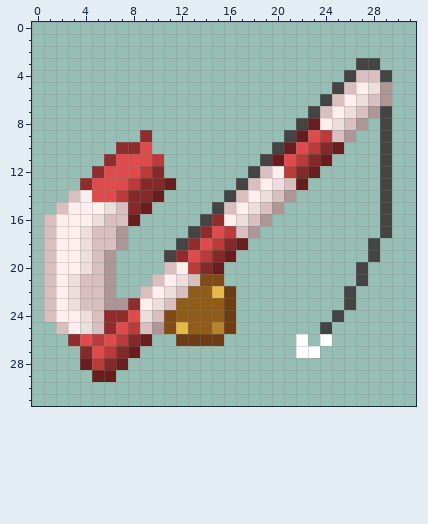
File history of a pixel-art sprite, assets/minecraft/mcpatcher/cit/item/tools/fishing_rods/winter_rod/winter_rod.png. The first picture shows the starting point.
The file is 32x32 pixels.
And afterwards:
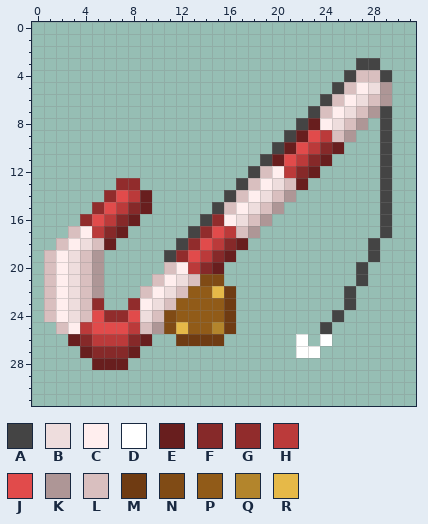
Palette (. is transparent): A #444444  B #eedddd  C #ffeeee  D #ffffff  E #681e1e  F #862929  G #912c2c  H #bb3a3a  J #e14b4b  K #ae9696  L #d9bfbf  M #6f3b12  N #804b15  P #915b18  Q #b3852c  R #e6b948
The edit:
@@ x 0..13 @@
  8 ..............
- 9 .........G....
-10 .......GGJ....
-11 ......GJJJH...
-12 .....GJJJHF...
-13 ....GJJJHFFE..
-14 ...LCJJHFFE...
-15 ..LCCCBLFE....
-16 .LCCCBLLE.....
-17 .LCCBLLK.....A
-18 .LCCBLLK....AG
-19 .LCCBLK....AGJ
-20 .LCCBLK....LCH
-21 .LCBLLK...LCBL
-22 .LCBLLK..LCBLP
-23 .LCBLLKKGCBLPP
-24 .LCCBLGGJBLNPP
-25 ..LCBLGJHLKNRP
-26 ...GJHJHFE..MM
-27 ....FJHFE.....
-28 ....EHFE......
-29 .....EE.......
+ 9 ..............
+10 ..............
+11 ..............
+12 ..............
+13 .......GG.....
+14 ......GJHE....
+15 .....GJHFE....
+16 ....GJHFE.....
+17 ...LCHFE.....A
+18 ..LCBLE.....AG
+19 .LCBLK.....AGJ
+20 .LCBLK.....LCH
+21 .LCBLK....LCBL
+22 .LCBLK...LCBLP
+23 .LCBLG..GCBLPP
+24 .LCBLJGGJBLNPP
+25 ..LCHJJJHLKNRP
+26 ...EFHHHFE..MM
+27 ....EFFFE.....
+28 .....EEE......
+29 ..............
 30 ..............
